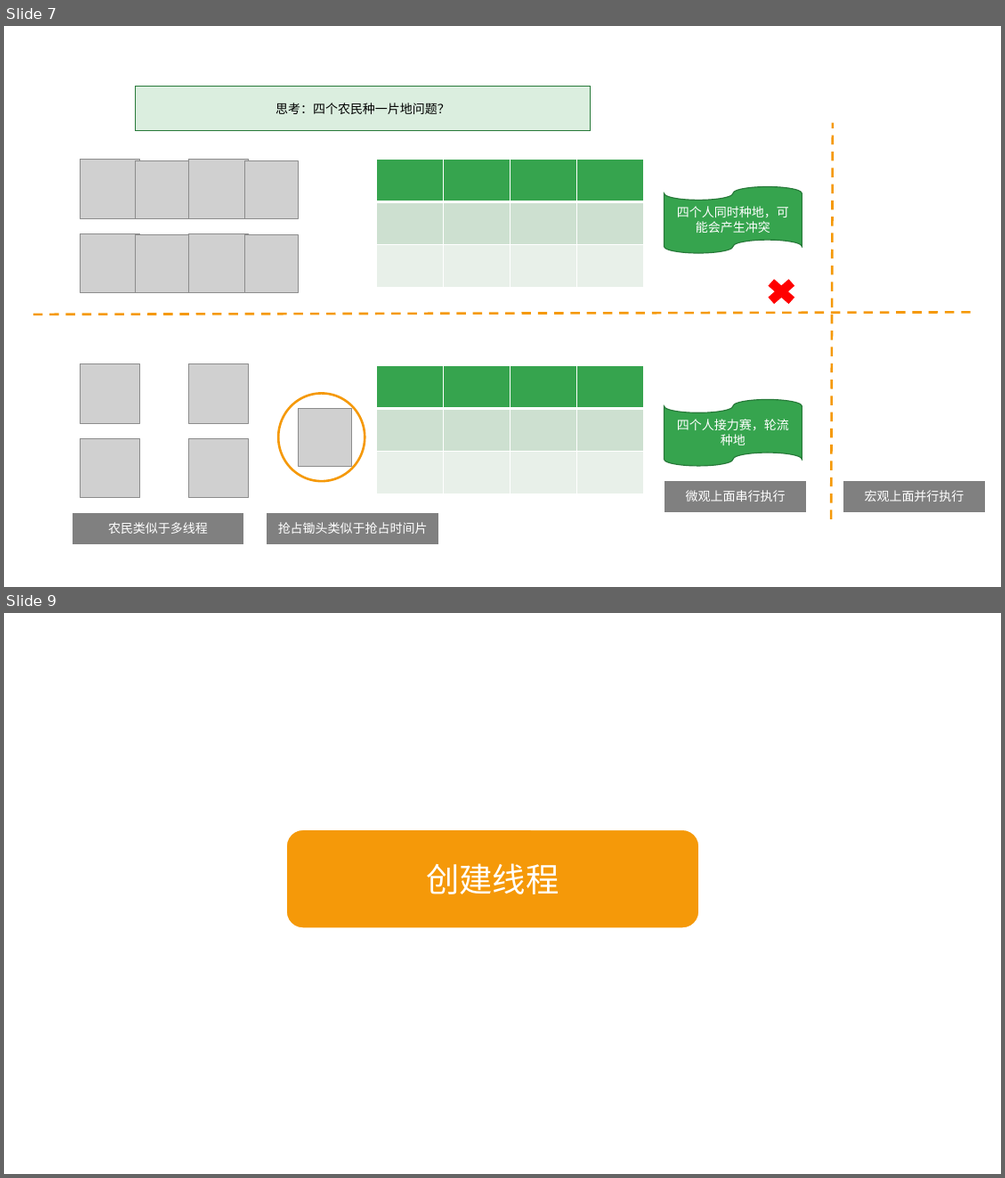
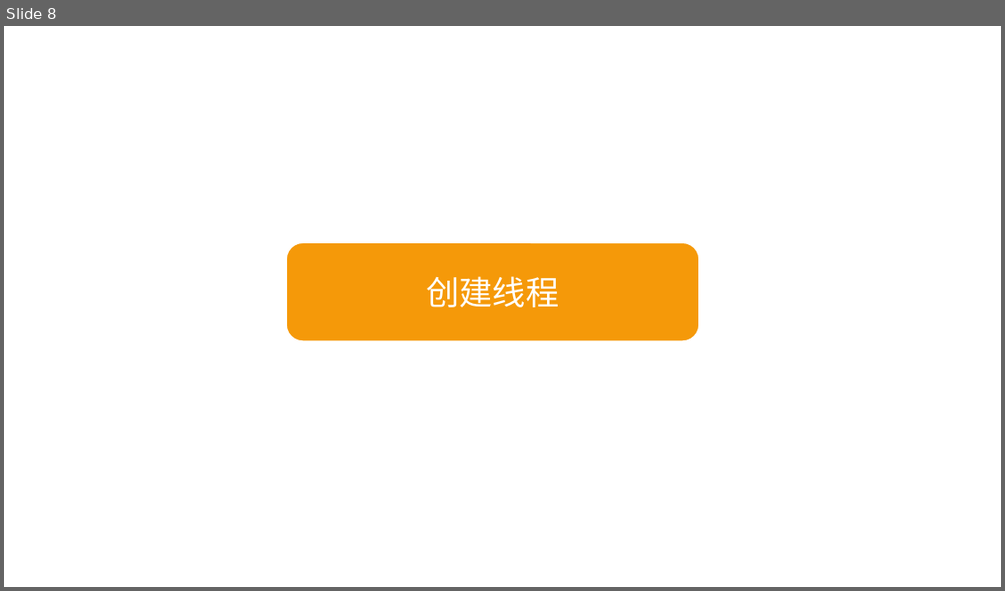
Before and after one commit to linkknown/PPT, a slide deck: 基础PPT/JavaSE进阶第三版/第9章：Java并发基础.pptx. Shown one above the other, each under a label of ours: slides 7 and 9 before the commit, slide 8 after it; the slides between them are not shown. The pictures are 1005x1178 and 1005x591 pixels, drawn with LibreOffice and Linux fonts; fonts in the diff are those of the drawing; grey boxes stand for pictures; background and template pictures are left out. Boxes give left, top, right and bottom in pixels: in the first picture for what was removed or moved away, otherwise in the second. Text is boxed around its words. In the diff, an @@ line names an element or a change of style, - is before the commit and + after.

```diff
--- a/基础PPT/JavaSE进阶第三版/第9章：Java并发基础.pptx
+++ b/基础PPT/JavaSE进阶第三版/第9章：Java并发基础.pptx
@@ slide 7 removed at box(4, 26, 1001, 587), background picture (left out) @@
@@ rectangle removed at box(136, 86, 591, 131) @@
-思考：四个农民种一片地问题？
@@ line removed from (831, 519) to (833, 122) @@
@@ picture removed at box(81, 160, 140, 219) @@
@@ picture removed at box(136, 160, 189, 218) @@
@@ picture removed at box(189, 160, 250, 219) @@
@@ picture removed at box(244, 160, 298, 218) @@
@@ table removed at box(376, 160, 643, 287), 3 rows, 4 columns @@
- |  |  | 
- |  |  | 
- |  |  | 
@@ flow chart punched tape removed at box(664, 187, 802, 253) @@
-四个人同时种地，可能会产生冲突
@@ picture removed at box(81, 233, 140, 293) @@
@@ picture removed at box(136, 235, 189, 293) @@
@@ picture removed at box(189, 233, 250, 293) @@
@@ picture removed at box(244, 235, 298, 293) @@
@@ cross removed at box(762, 275, 801, 309) @@
@@ line removed from (33, 314) to (971, 313) @@
@@ picture removed at box(81, 364, 140, 424) @@
@@ picture removed at box(189, 364, 250, 424) @@
@@ table removed at box(376, 366, 643, 494), 3 rows, 4 columns @@
- |  |  | 
- |  |  | 
- |  |  | 
@@ ellipse removed at box(278, 394, 365, 482) @@
@@ flow chart punched tape removed at box(664, 399, 802, 466) @@
-四个人接力赛，轮流种地
@@ picture removed at box(298, 408, 352, 466) @@
@@ picture removed at box(81, 438, 140, 498) @@
@@ picture removed at box(189, 438, 250, 498) @@
@@ rectangle removed at box(664, 480, 807, 512) @@
-微观上面串行执行
@@ rectangle removed at box(843, 480, 986, 512) @@
-宏观上面并行执行
@@ rectangle removed at box(72, 512, 245, 544) @@
-农民类似于多线程
@@ rectangle removed at box(267, 512, 439, 544) @@
-抢占锄头类似于抢占时间片
@@ what was slide 9 is now slide 8 @@
```
Also in this commit, not shown: 4 slides changed.
